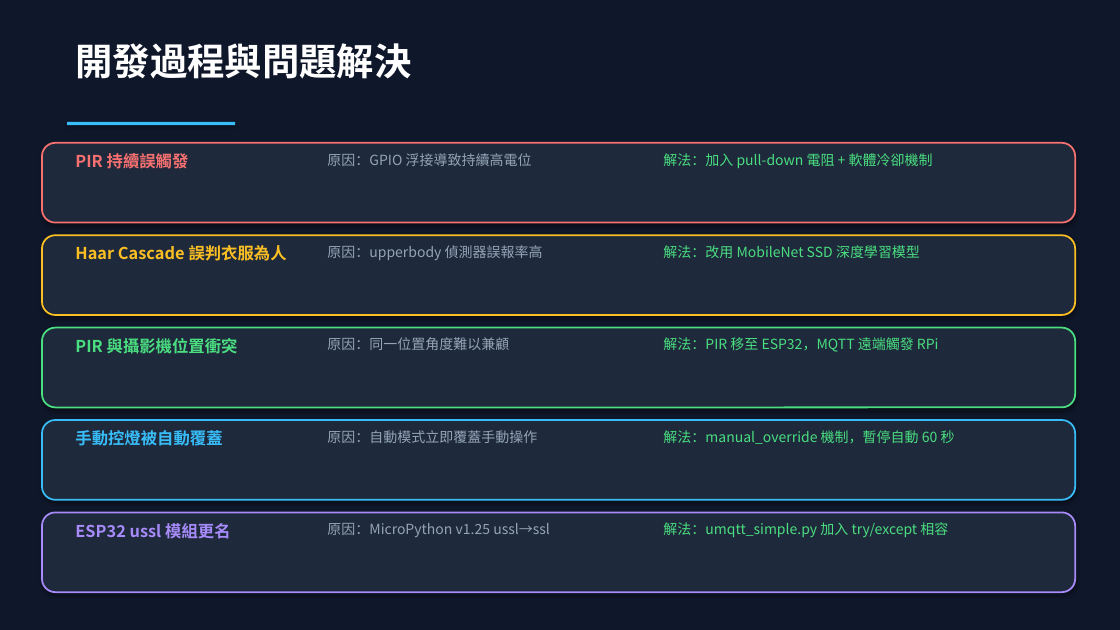
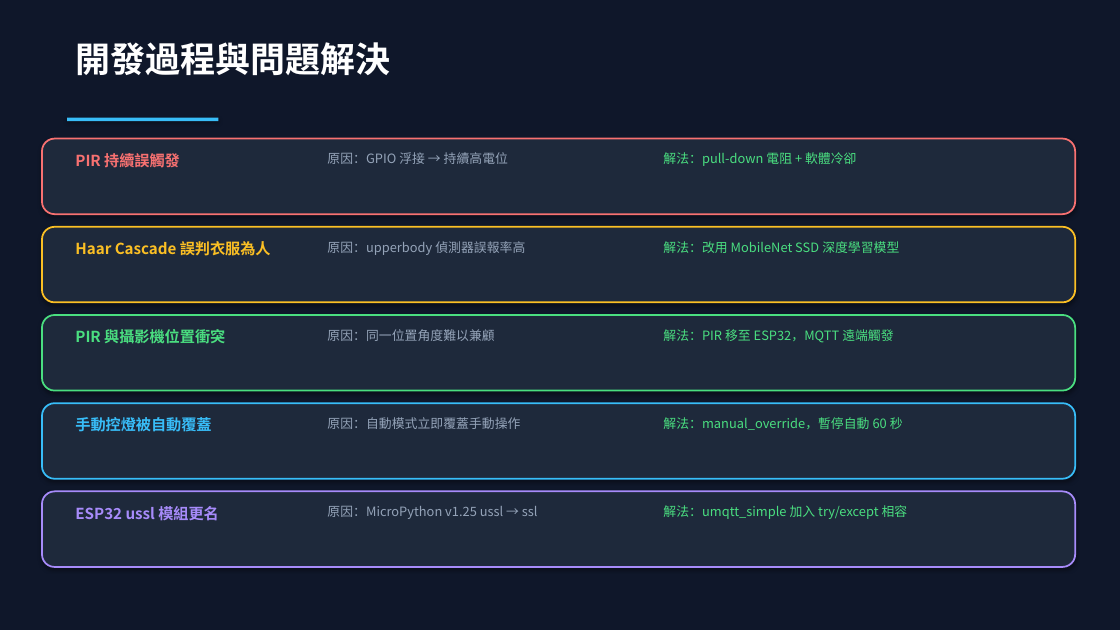
Before and after one commit to Chuck-Huang-yung/AIoT-Security-System, a slide deck: slide 14 of AIoT_期末專題報告.pptx. Drawn at 1120x630 pixels with LibreOffice and Linux fonts; fonts in the diff are those of the drawing. Boxes give left, top, right and bottom in pixels: in the first picture for what was removed or moved away, otherwise in the second. Text is boxed around its words. In the diff, an @@ line names an element or a change of style, - is before the commit and + after.

```diff
--- a/AIoT_期末專題報告.pptx
+++ b/AIoT_期末專題報告.pptx
@@ text "開發過程與問題解決" at (x1=75, y1=42, x2=390, y2=75): size 32 to 30 pt @@
@@ rectangle resized from (x1=67, y1=122, x2=235, y2=125) to (x1=67, y1=118, x2=218, y2=121) @@
@@ rounded rectangle resized from (x1=42, y1=143, x2=1075, y2=223) to (x1=42, y1=139, x2=1075, y2=214) @@
@@ size 14 to 13 pt in 5 elements at (x1=75, y1=506, x2=219, y2=520), (x1=75, y1=417, x2=211, y2=431), (x1=75, y1=329, x2=225, y2=343), (x1=75, y1=241, x2=271, y2=256), (x1=75, y1=151, x2=180, y2=171) @@
@@ text at (x1=327, y1=152, x2=508, y2=164): text changed; size 12 to 11 pt @@
-原因：GPIO 浮接導致持續高電位
+原因：GPIO 浮接 → 持續高電位
@@ text at (x1=663, y1=152, x2=856, y2=166): text changed; size 12 to 11 pt @@
-解法：加入 pull-down 電阻 + 軟體冷卻機制
+解法：pull-down 電阻 + 軟體冷卻
@@ rounded rectangle resized from (x1=42, y1=235, x2=1075, y2=315) to (x1=42, y1=227, x2=1075, y2=302) @@
@@ rounded rectangle resized from (x1=42, y1=328, x2=1075, y2=408) to (x1=42, y1=315, x2=1075, y2=391) @@
@@ text "PIR 與攝影機位置衝突" moved from (x1=75, y1=338, x2=238, y2=354) to (x1=75, y1=329, x2=225, y2=343) @@
@@ text "原因：同一位置角度難以兼顧" moved from (x1=327, y1=337, x2=509, y2=350) to (x1=327, y1=329, x2=494, y2=341) @@
@@ text at (x1=663, y1=329, x2=893, y2=343): text changed; size 12 to 11 pt @@
-解法：PIR 移至 ESP32，MQTT 遠端觸發 RPi
+解法：PIR 移至 ESP32，MQTT 遠端觸發
@@ rounded rectangle resized from (x1=42, y1=420, x2=1075, y2=500) to (x1=42, y1=403, x2=1075, y2=479) @@
@@ text "手動控燈被自動覆蓋" moved from (x1=75, y1=430, x2=222, y2=446) to (x1=75, y1=417, x2=211, y2=431) @@
@@ size 12 to 11 pt in 4 elements at (x1=663, y1=241, x2=899, y2=253), (x1=327, y1=241, x2=525, y2=255), (x1=327, y1=329, x2=494, y2=341), (x1=327, y1=417, x2=520, y2=429) @@
@@ text "原因：自動模式立即覆蓋手動操作" moved from (x1=327, y1=430, x2=537, y2=443) to (x1=327, y1=417, x2=520, y2=429) @@
@@ text at (x1=663, y1=417, x2=903, y2=430): text changed; size 12 to 11 pt @@
-解法：manual_override 機制，暫停自動 60 秒
+解法：manual_override，暫停自動 60 秒
@@ rounded rectangle resized from (x1=42, y1=513, x2=1075, y2=592) to (x1=42, y1=492, x2=1075, y2=567) @@
@@ text "ESP32 ussl 模組更名" moved from (x1=75, y1=523, x2=230, y2=539) to (x1=75, y1=506, x2=219, y2=520) @@
@@ text at (x1=327, y1=506, x2=538, y2=519): text changed; size 12 to 11 pt @@
-原因：MicroPython v1.25 ussl→ssl
+原因：MicroPython v1.25 ussl → ssl
@@ text at (x1=663, y1=505, x2=908, y2=519): text changed; size 12 to 11 pt @@
-解法：umqtt_simple.py 加入 try/except 相容
+解法：umqtt_simple 加入 try/except 相容
```
Also in this commit, not shown: 15 other slides changed, 2 other files.
